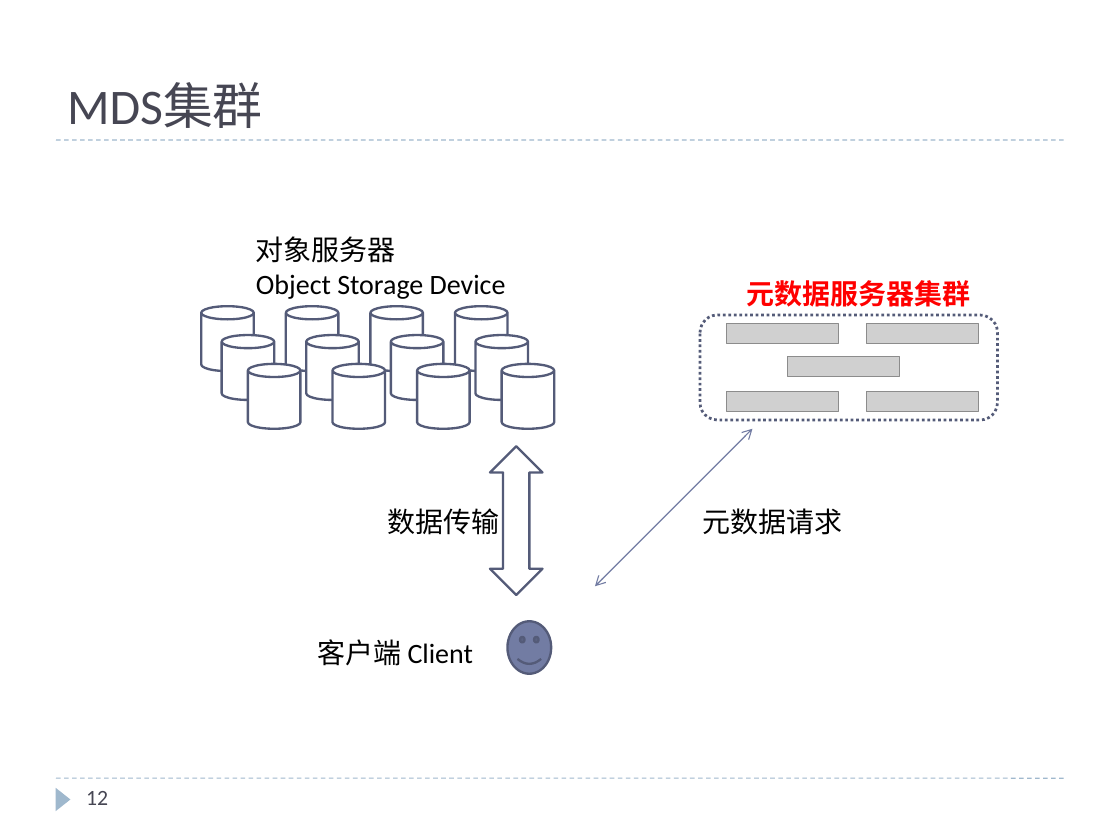
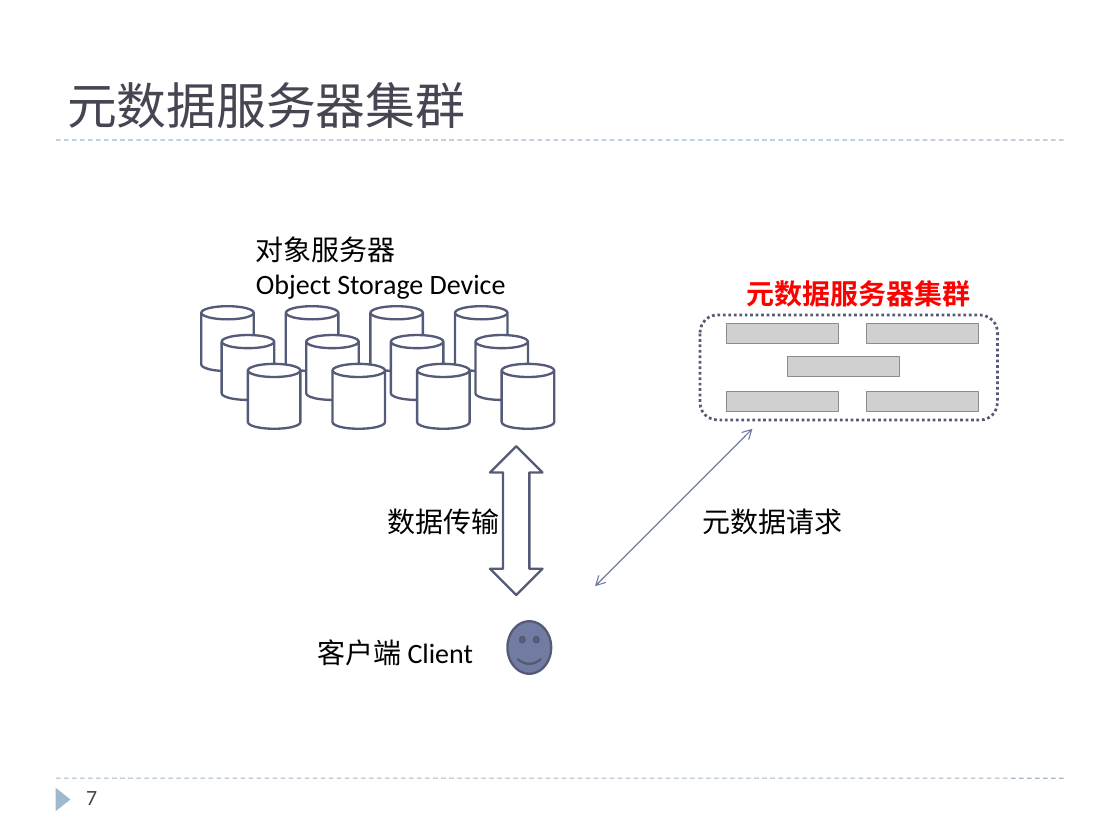
Before and after one commit to cheliequan/idning-paper, a slide deck: slide 7 of draft/MDS集群.pptx (slide 12 before the commit). Drawn at 1120x840 pixels with LibreOffice and Linux fonts; fonts in the diff are those of the drawing; grey boxes stand for pictures. Boxes give left, top, right and bottom in pixels: in the first picture for what was removed or moved away, otherwise in the second. Text is boxed around its words. In the diff, an @@ line names an element or a change of style, - is before the commit and + after.

```diff
--- a/draft/MDS集群.pptx
+++ b/draft/MDS集群.pptx
@@ background #F4F4F4 to #FFFFFF @@
@@ title at (67,82,465,128): text changed @@
-MDS集群
+元数据服务器集群
@@ page number at (86,791,97,805): text changed @@
-12
+7
```
Also in this commit, not shown: 16 other slides changed, 1 slide added, 5 slides removed, 2 other files.
